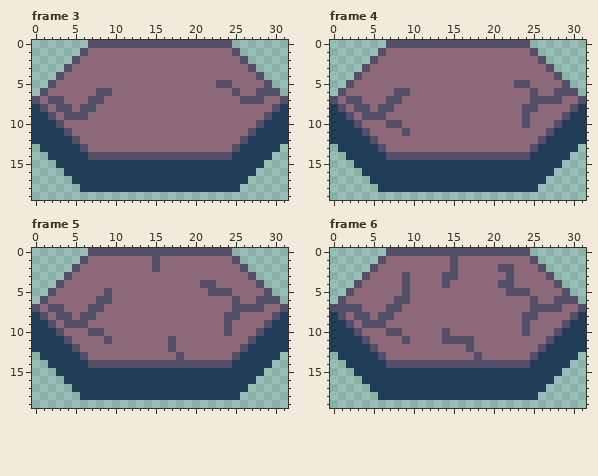
Edited in one commit: pixel-art file (src/Art/coloured-hex-craking.aseprite). Above, as it was before the edit.
32x20 pixels, 9 frames. Shown: frame 3, frame 4, frame 5, frame 6. The commit also changed other frames, which this record leaves out.
After:
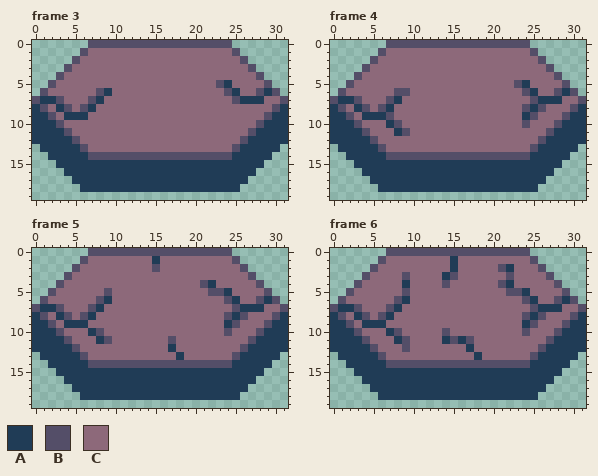
Palette (. is transparent): A #203c56  B #544e68  C #8d697a
From the commit log: More detail to the cracks
Change:
--- frame 3, layer "Group 1/cracks"
@@ x 0..31 @@
  4 ...BCCCCCCCCCCCCCCCCCCCCCCCCB...
- 5 ..BCCCCCCCCCCCCCCCCCCCCBBCCCCB..
- 6 .BCCCCCCBBCCCCCCCCCCCCCCCBCCBBB.
- 7 BCBBCCCBBCCCCCCCCCCCCCCCCCBBBCCB
- 8 ABCBBCBBCCCCCCCCCCCCCCCCCCCCCCBA
- 9 AABCBBBCCCCCCCCCCCCCCCCCCCCCCBAA
+ 5 ..BCCCCCCCCCCCCCCCCCCCCBACCCCB..
+ 6 .BCCCCCCBACCCCCCCCCCCCCCBACCBAB.
+ 7 BAABCCCBACCCCCCCCCCCCCCCCBAAACCB
+ 8 ABCABCBACCCCCCCCCCCCCCCCCCCCCCBA
+ 9 AABCAAACCCCCCCCCCCCCCCCCCCCCCBAA
 10 AAABCCCCCCCCCCCCCCCCCCCCCCCCBAAA
--- frame 4, layer "Group 1/cracks"
@@ x 0..31 @@
  4 ...BCCCCCCCCCCCCCCCCCCCCCCCCB...
- 5 ..BCCCCCCCCCCCCCCCCCCCCBBCCCCB..
- 6 .BCCCCCCBBCCCCCCCCCCCCCCCBCCBBB.
- 7 BCBBCCCBBCCCCCCCCCCCCCCCCBBBBCCB
- 8 ABCBBCBBCCCCCCCCCCCCCCCCBBCCCCBA
- 9 AABCBBBCCCCCCCCCCCCCCCCCBCCCCBAA
-10 AAABCCCBBCCCCCCCCCCCCCCCBCCCBAAA
-11 AAAABCCCCBCCCCCCCCCCCCCCCCCBAAAA
+ 5 ..BCCCCCCCCCCCCCCCCCCCCBACCCCB..
+ 6 .BCCCCCCBBCCCCCCCCCCCCCCBACCBAB.
+ 7 BAABCCCBACCCCCCCCCCCCCCCCBAAACCB
+ 8 ABCABCBACCCCCCCCCCCCCCCCBABCCCBA
+ 9 AABCAAABCCCCCCCCCCCCCCCCABCCCBAA
+10 AAABCCCABCCCCCCCCCCCCCCCBCCCBAAA
+11 AAAABCCCABCCCCCCCCCCCCCCCCCBAAAA
 12 AAAAABCCCCCCCCCCCCCCCCCCCCBAAAAA
--- frame 5, layer "Group 1/cracks"
@@ x 0..31 @@
  0 .......BBBBBBBBBBBBBBBBBB.......
- 1 ......BCCCCCCCCBCCCCCCCCCB......
+ 1 ......BCCCCCCCCACCCCCCCCCB......
  2 .....BCCCCCCCCCBCCCCCCCCCCB.....
  3 ....BCCCCCCCCCCCCCCCCCCCCCCB....
- 4 ...BCCCCCCCCCCCCCCCCCBBCCCCCB...
- 5 ..BCCCCCCBCCCCCCCCCCCCBBBCCCCB..
- 6 .BCCCCCCBBCCCCCCCCCCCCCCCBCCBBB.
- 7 BCBBCCCBBCCCCCCCCCCCCCCCCBBBBCCB
- 8 ABCBBCBBCCCCCCCCCCCCCCCCBBCCCCBA
- 9 AABCBBBCCCCCCCCCCCCCCCCCBCCCCBAA
-10 AAABCCCBBCCCCCCCCCCCCCCCBCCCBAAA
-11 AAAABCCCCBCCCCCCCBCCCCCCCCCBAAAA
-12 AAAAABCCCCCCCCCCCBCCCCCCCCBAAAAA
-13 .AAAAABCCCCCCCCCCCBCCCCCCBAAAAA.
+ 4 ...BCCCCCCCCCCCCCCCCCBACCCCCB...
+ 5 ..BCCCCCCBCCCCCCCCCCCCBBACCCCB..
+ 6 .BCCCCCCBACCCCCCCCCCCCCCBACCBAB.
+ 7 BAABCCCBACCCCCCCCCCCCCCCCBAAACCB
+ 8 ABCABCBACCCCCCCCCCCCCCCCBABCCCBA
+ 9 AABCAAACCCCCCCCCCCCCCCCCABCCCBAA
+10 AAABCCCABCCCCCCCCCCCCCCCBCCCBAAA
+11 AAAABCCCABCCCCCCCBCCCCCCCCCBAAAA
+12 AAAAABCCCCCCCCCCCACCCCCCCCBAAAAA
+13 .AAAAABCCCCCCCCCCCACCCCCCBAAAAA.
 14 ..AAAAABBBBBBBBBBBBBBBBBBAAAAA..
--- frame 6, layer "Group 1/cracks"
@@ x 0..31 @@
  0 .......BBBBBBBBBBBBBBBBBB.......
- 1 ......BCCCCCCCCBCCCCCCCCCB......
- 2 .....BCCCCCCCCCBCCCCCBBCCCB.....
- 3 ....BCCCCBCCCCBBCCCCCCBCCCCB....
- 4 ...BCCCCCBCCCCBCCCCCCBBCCCCCB...
- 5 ..BCCCCCCBCCCCCCCCCCCCBBBCCCCB..
- 6 .BCCCCCCBBCCCCCCCCCCCCCCCBCCBBB.
- 7 BBBBCCCBBCCCCCCCCCCCCCCCCBBBBCCB
- 8 ABCBBCBBCCCCCCCCCCCCCCCCBBCCCCBA
- 9 AABCBBBCCCCCCCCCCCCCCCCCBCCCCBAA
-10 AAABCCCBBCCCCCBCCCCCCCCCBCCCBAAA
-11 AAAABCCCCBCCCCBBBBCCCCCCCCCBAAAA
-12 AAAAABCCCCCCCCCCCBCCCCCCCCBAAAAA
-13 .AAAAABCCCCCCCCCCCBCCCCCCBAAAAA.
+ 1 ......BCCCCCCCCACCCCCCCCCB......
+ 2 .....BCCCCCCCCCACCCCCBACCCB.....
+ 3 ....BCCCCBCCCCABCCCCCCBCCCCB....
+ 4 ...BCCCCCACCCCBCCCCCCBACCCCCB...
+ 5 ..BCCCCCCBCCCCCCCCCCCCBBACCCCB..
+ 6 .BCCCCCCBACCCCCCCCCCCCCCBACCBAB.
+ 7 BAABCCCBACCCCCCCCCCCCCCCCBAAACCB
+ 8 ABCABCBACCCCCCCCCCCCCCCCBABCCCBA
+ 9 AABCAAACCCCCCCCCCCCCCCCCABCCCBAA
+10 AAABCCCABCCCCCBCCCCCCCCCBCCCBAAA
+11 AAAABCCCABCCCCABABCCCCCCCCCBAAAA
+12 AAAAABCCCBCCCCCCCACCCCCCCCBAAAAA
+13 .AAAAABCCCCCCCCCCCACCCCCCBAAAAA.
 14 ..AAAAABBBBBBBBBBBBBBBBBBAAAAA..
